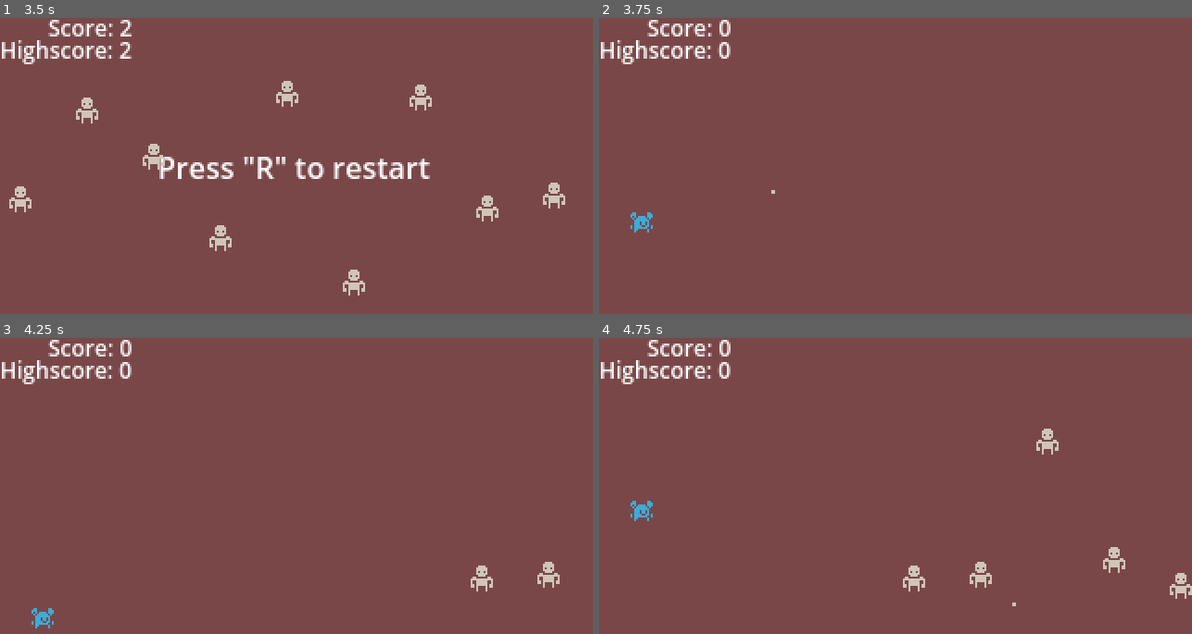
Above: before the commit, frames 1-4 (two rows, left to right).
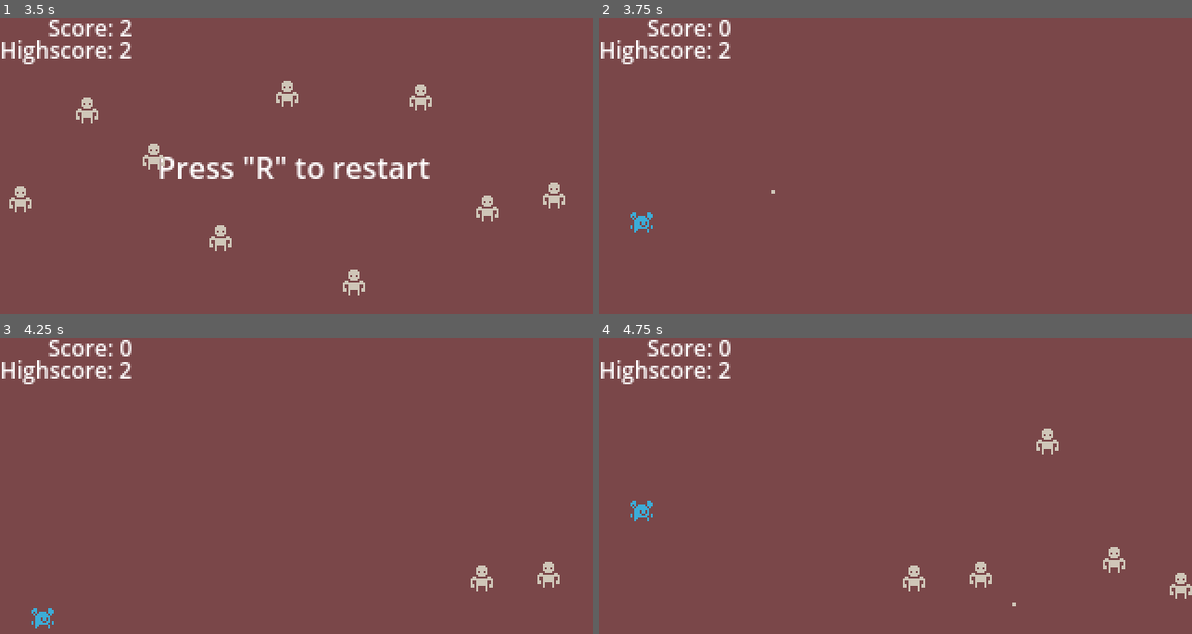
Above: after the commit, the same moments.

Repository: Purplelops/skeleton-shooter
Game: Godot game, scene res://Scenes/Main.tscn
Two runs of this game, one before a commit and one after it. Both use one fixed random seed, a clock stepped at 60 frames per second and the inputs below.
Inputs:
- Up to frame 1 (3.5 s): hold Up (ui_up) 0.53-2.03 s; tap Space (space) every 0.75 s from 0.6 to 2.85 s; hold Down (ui_down) from 2.03 s (still down)
- Up to frame 2 (3.75 s): keep holding Down (ui_down); tap R (Restart) at 3.5 s; tap Space (space) at 3.6 s
- Up to frame 3 (4.25 s): keep holding Down (ui_down)
- Up to frame 4 (4.75 s): release Down (ui_down) at 4.28 s; hold Up (ui_up) from 4.28 s (still down); tap Space (space) at 4.35 s

Frame 1 is identical in both runs. In frame 2, less than 0.1% of the frame differs, in the area x 20-23%, y 8-14%; in frame 3, less than 0.1%; in frame 4, less than 0.1%.

Commit message:
Fixed highscore not saving

Diff:
--- a/Scripts/Main.gd
+++ b/Scripts/Main.gd
@@ -39,7 +39,6 @@
 
 func _on_enemy_hit():
 	score += 1
-	save_score()
 	$ScoreLabel.text = "Score: " + str(score)
 	$EnemyHit.play()
 
@@ -53,6 +52,7 @@
 		pass
 	else:
 		highscore = score
+		save_score()
 
 	$HighscoreLabel.text = "Highscore: " + str(highscore)
 	$RestartLabel.visible = true
